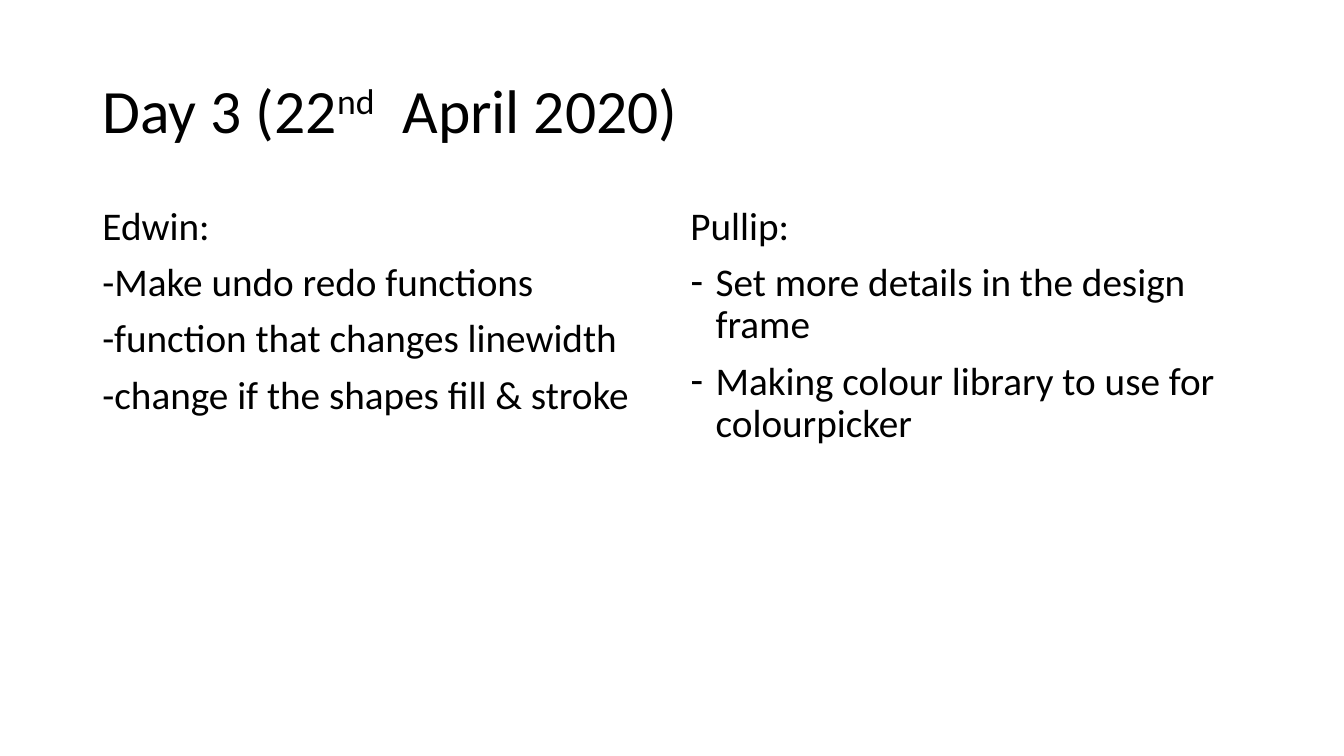
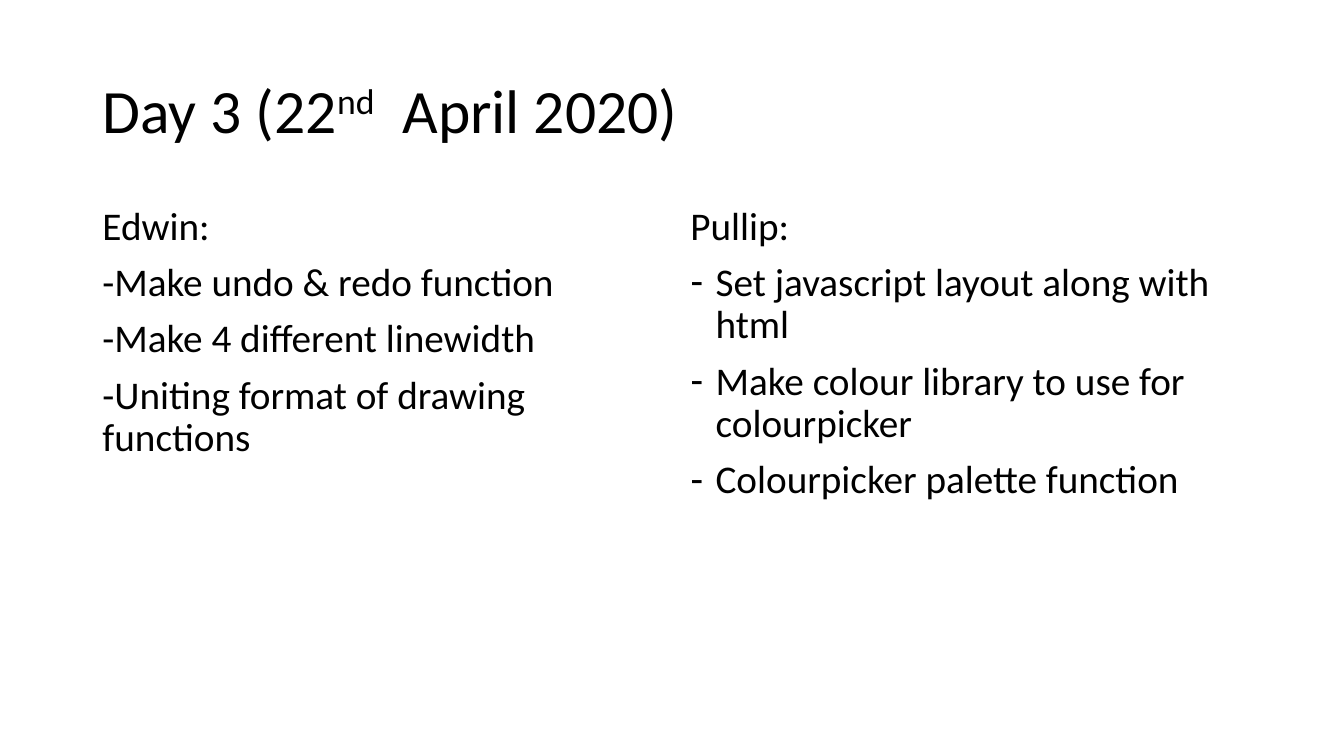
Before and after one commit to edwin9876/Groupproject_Canvas, a slide deck: slide 3 of DailyNotes.pptx. Drawn at 1344x756 pixels with LibreOffice and Linux fonts; fonts in the diff are those of the drawing. Boxes give left, top, right and bottom in pixels: in the first picture for what was removed or moved away, otherwise in the second. Text is boxed around its words. In the diff, an @@ line names an element or a change of style, - is before the commit and + after.

```diff
--- a/DailyNotes.pptx
+++ b/DailyNotes.pptx
@@ text at (102,268,554,452): text changed @@
--Make undo redo functions
--function that changes linewidth
--change if the shapes fill & stroke
+-Make undo & redo function
+-Make 4 different linewidth
+-Uniting format of drawing functions
@@ text at (716,268,1210,500): text changed @@
-– Set more details in the design frame
-– Making colour library to use for colourpicker
+– Set javascript layout along with html
+– Make colour library to use for colourpicker
+– Colourpicker palette function
```
Also in this commit, not shown: 1 slide added.
